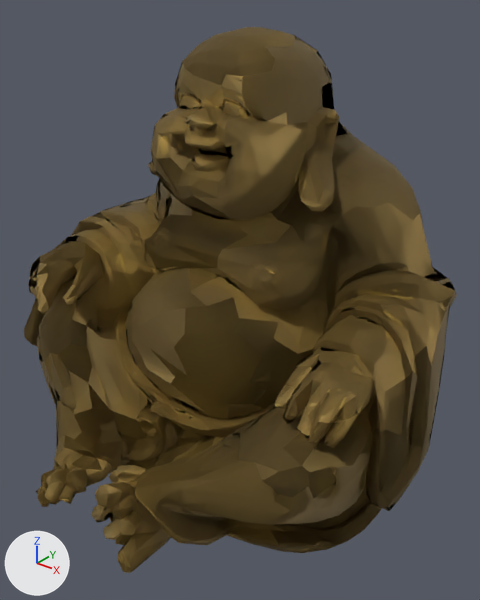
What one commit did to the glTF model game/assets/resources/models/mile.glb.
Both versions are drawn from a 50 mm camera at (0.863, -1.052, 0.72) aimed at (0.043, -0.028, 0.084). Lighting does not change. The marker at lower left points along +X, +Y and +Z. The picture after the commit comes second.

The first picture shows 'tripo_node_17326591-ef1f-4542-87da-dd559080f1e3'.
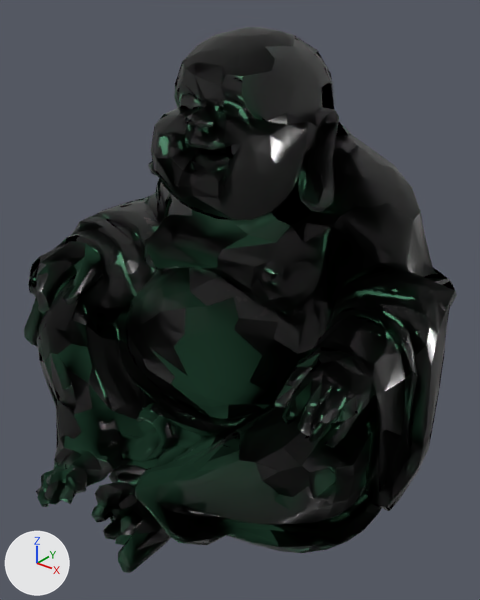
The change, as a diff of the scene's bpy script:
```diff
--- a/game/assets/resources/models/mile.glb.py
+++ b/game/assets/resources/models/mile.glb.py
@@ mat_tripo_material_17326591_ef1f_4542_87da_dd559080f1e3 @@
 mat_tripo_material_17326591_ef1f_4542_87da_dd559080f1e3 = bpy.data.materials.new('tripo_material_17326591-ef1f-4542-87da-dd559080f1e3')
-# nodes: BsdfPrincipled, NormalMap, OutputMaterial, SeparateColor, TexImage x3
-# uses the picture img_laughing_buddha_statue_3d_model_basecolor
+# nodes: BsdfPrincipled, Math x2, NormalMap, OutputMaterial, SeparateColor, TexImage x2
+# colours: green #73c097
 # uses the picture img_laughing_buddha_statue_3d_model_normal
```

Where the change shows, as pixel boxes [x1, y1, x2, y2] in the pictures (480 x 600 px):
'tripo_node_17326591-ef1f-4542-87da-dd559080f1e3', surface changed (brown to black)
    both: [24, 27, 457, 573]
